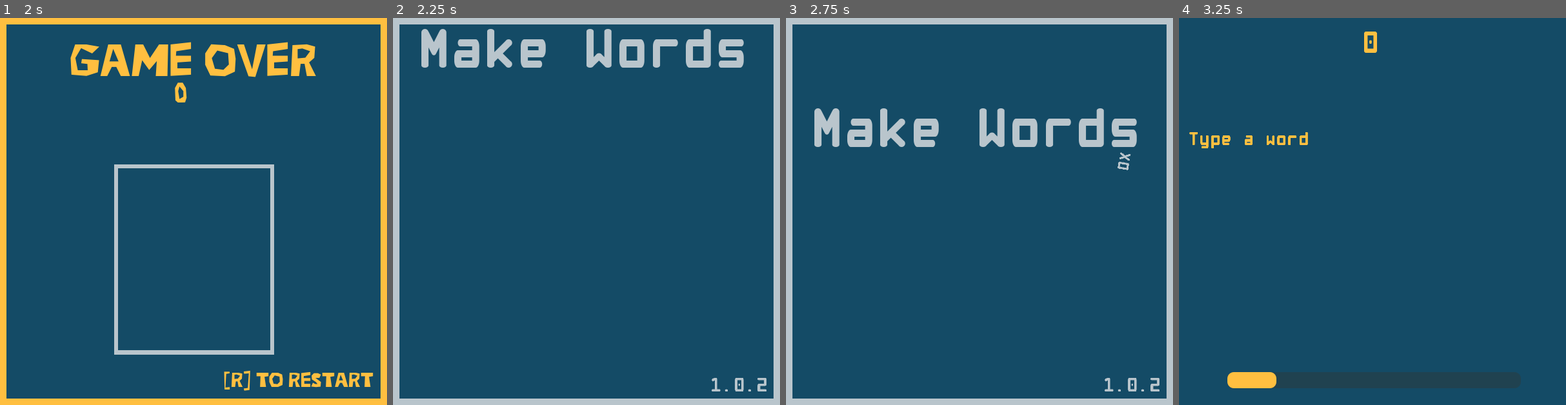
Above: before the commit, frames 1-4 (left to right).
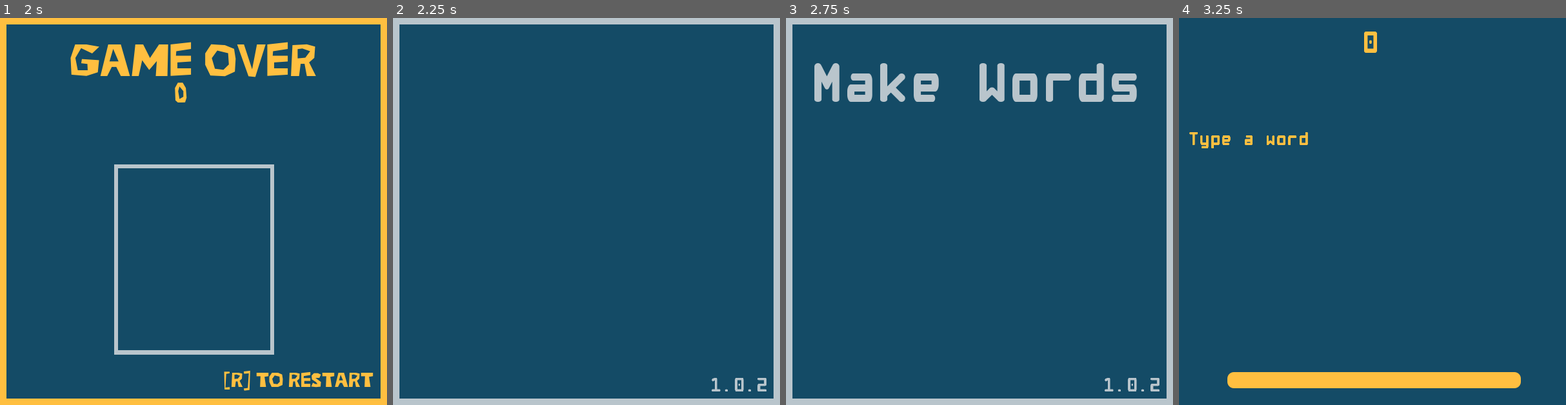
Above: after the commit, the same moments.

Repository: sugarvoid/make-words-dx
Game: Godot game, scene res://game/game_over.tscn
The game is run twice, just before and just after one commit, with the same random seed, the same clock (stepped at 60 frames per second) and the same inputs. This scene is started directly instead of the project's main scene.
Inputs:
- Up to frame 1 (2 s): tap Enter (submit_word) at 0.5, 1.35 s; hold Space (space) 0.53-1.28 s; hold R (back_to_main) from 1.28 s (still down)
- Up to frame 2 (2.25 s): tap Enter (submit_word) at 2 s; release R (back_to_main) at 2.03 s; hold Space (space) from 2.03 s (still down)
- Up to frame 3 (2.75 s): keep holding Space (space)
- Up to frame 4 (3.25 s): release Space (space) at 2.78 s; tap Enter (submit_word) at 2.85 s

Frame 1 is identical in both runs. In frame 2, 3.4% of the frame differs, in the area x 7-91%, y 2-13%; in frame 3, 6.9%, in the area x 7-91%, y 11-40%; in frame 4, 2.6%.
Error in both runs: Attempt to call function 'get_as_text' in base 'null instance' on a null instance. (res://game/game_over.gd:36)

Commit message:
Code clean up

Diff:
--- a/game/game.gd
+++ b/game/game.gd
@@ -8,8 +8,11 @@
 
 
 const WORD_LIST_PATH = "res://game/game_data/word_list.txt"
-const STARTING_TIME: float = 10.0
-
+const STARTING_TIME: float = 60.0
+
+
+@onready var pbar_game_time: ProgressBar = get_node("PBarGameTime")
+@onready var tmr_game_time: Timer = get_node("TmrCountDown")
 
 var _used_words_list: Array[String]
 var _game_history: Array
@@ -50,12 +53,12 @@
 	#$Tutorial/LblHelp1.hide()
 	#$Tutorial/LblHelp3.hide()
 	#$Tutorial/LblHelp2.hide()
-	$TextureProgressBar.value = STARTING_TIME
+	pbar_game_time.value = STARTING_TIME
 	$Debug/LblRound.text = str(game_round)
 	load_words_from_file()
 	_update_player_label()
 	_game_history = load_history()
-	$TmrCountDown.connect("timeout", _go_to_gameover)
+	tmr_game_time.connect("timeout", _go_to_gameover)
 
 func load_words_from_file() -> void:
 	if FileAccess.file_exists(WORD_LIST_PATH):
@@ -75,11 +78,11 @@
 	$LblScore.text = str(player_score)
 
 func _process(delta) -> void:
-	if !$TmrCountDown.is_stopped():
-		$TextureProgressBar.value = $TmrCountDown.time_left
+	if !tmr_game_time.is_stopped():
+		pbar_game_time.value = tmr_game_time.time_left
 
 func _start_countdown() -> void:
-	$TmrCountDown.start(STARTING_TIME)
+	tmr_game_time.start(STARTING_TIME)
 
 func _input(event) -> void:
 	if event.is_action_pressed("backspace"):
--- a/game/game.tscn
+++ b/game/game.tscn
@@ -165,7 +165,7 @@
 layout_mode = 2
 text = "K"
 
-[node name="TextureProgressBar" type="ProgressBar" parent="."]
+[node name="PBarGameTime" type="ProgressBar" parent="."]
 layout_mode = 0
 offset_left = 75.0
 offset_top = 549.0
--- a/game/game_over.gd
+++ b/game/game_over.gd
@@ -1,12 +1,15 @@
 extends Control
 
-const GAME_HISTORY_PATH = "user://game_history.json"
+const GAME_HISTORY_PATH: String = "user://game_history.json"
 const USED_WORDS_FILE: String = "user://used_words.txt"
+
+@onready var word_holder: VBoxContainer = get_node("Control/ScrollContainer/VBoxContainer")
+@onready var lbl_score: Label = get_node("LblScore")
 
 
 func _ready():
 	_load_words_from_file()
-	$LblScore.text = str(load_game_history())
+	lbl_score.text = str(_load_game_history())
 
 func  _unhandled_input(event):
 	if event.is_action_released("back_to_main"):
@@ -18,23 +21,20 @@
 		while not file.eof_reached():
 			var line: String = file.get_line()
 			if line:
-				#TODO: Make new label
 				var new_label: Label = Label.new()
 				new_label.text = line
 				new_label.horizontal_alignment = HORIZONTAL_ALIGNMENT_CENTER
-				$Control/ScrollContainer/VBoxContainer.add_child(new_label)
-				#TODO: Add to scroll container
-				print(line)
+				word_holder.add_child(new_label)
 		file.close()
-		DirAccess.remove_absolute(USED_WORDS_FILE)
+		DirAccess.remove_absolute(USED_WORDS_FILE) # clean up
 	else:
-		push_error("Word list file, not found")
+		push_error("Word list file was not found")
 
-func load_game_history() -> int:
-	var file = FileAccess.open(GAME_HISTORY_PATH, FileAccess.READ)
-	var test: Array = []
-	var content = file.get_as_text()
-	file.close()
-	test = JSON.parse_string(content)
-	var last_game = test.size() - 1
-	return(test[last_game].score)
+func _load_game_history() -> int:
+	var _file = FileAccess.open(GAME_HISTORY_PATH, FileAccess.READ)
+	var _game_history: Array = []
+	var _content = _file.get_as_text()
+	_file.close()
+	_game_history = JSON.parse_string(_content)
+	var _last_game = _game_history.size() - 1
+	return(_game_history[_last_game].score)
--- a/game/game_over.tscn
+++ b/game/game_over.tscn
@@ -102,5 +102,3 @@
 [node name="VBoxContainer" type="VBoxContainer" parent="Control/ScrollContainer"]
 layout_mode = 2
 size_flags_horizontal = 3
-
-[node name="SubViewport" type="SubViewport" parent="."]
--- a/game/letter_label/letter_label.gd
+++ b/game/letter_label/letter_label.gd
@@ -17,13 +17,13 @@
 	lbl_letter.text = letter.to_upper()
 
 func fade_away() -> void:
-	var tween = get_tree().create_tween()
-	tween.tween_property(self, "modulate", Color(1,1,1,0), 0.25)
-	tween.tween_callback(self.queue_free)
+	var _tween = get_tree().create_tween()
+	_tween.tween_property(self, "modulate", Color(1,1,1,0), 0.25)
+	_tween.tween_callback(self.queue_free)
 
 func move_to_pos(pos: Vector2) -> void:
-	var tween = get_tree().create_tween()
-	tween.tween_property(self, "global_position", pos, 0.6)
+	var _tween = get_tree().create_tween()
+	_tween.tween_property(self, "global_position", pos, 0.6)
 
 func shake(do_flash: bool=false) -> void:
 	var shake_amount = 2.5
--- a/game/main_menu.gd
+++ b/game/main_menu.gd
@@ -8,5 +8,5 @@
 		_start_game()
 
 func _ready():
-	#await get_tree().create_timer(0.8).timeout
+	await get_tree().create_timer(0.4).timeout
 	$AnimationPlayer.play("opening")
Not shown: 1 places in game/debug/test_word.tscn that only renumber resources
